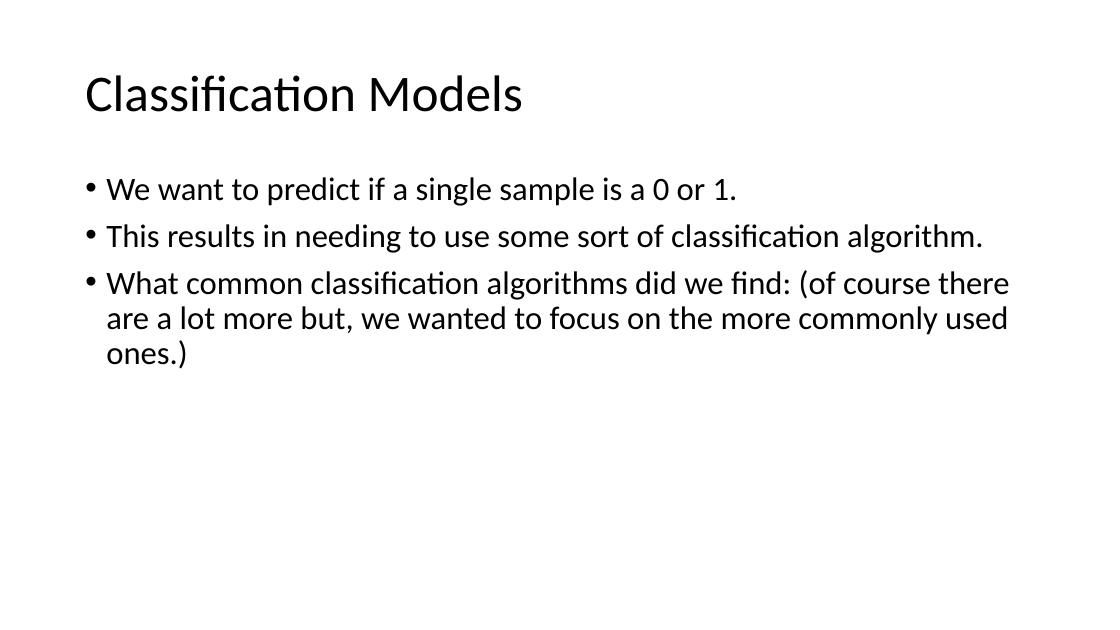
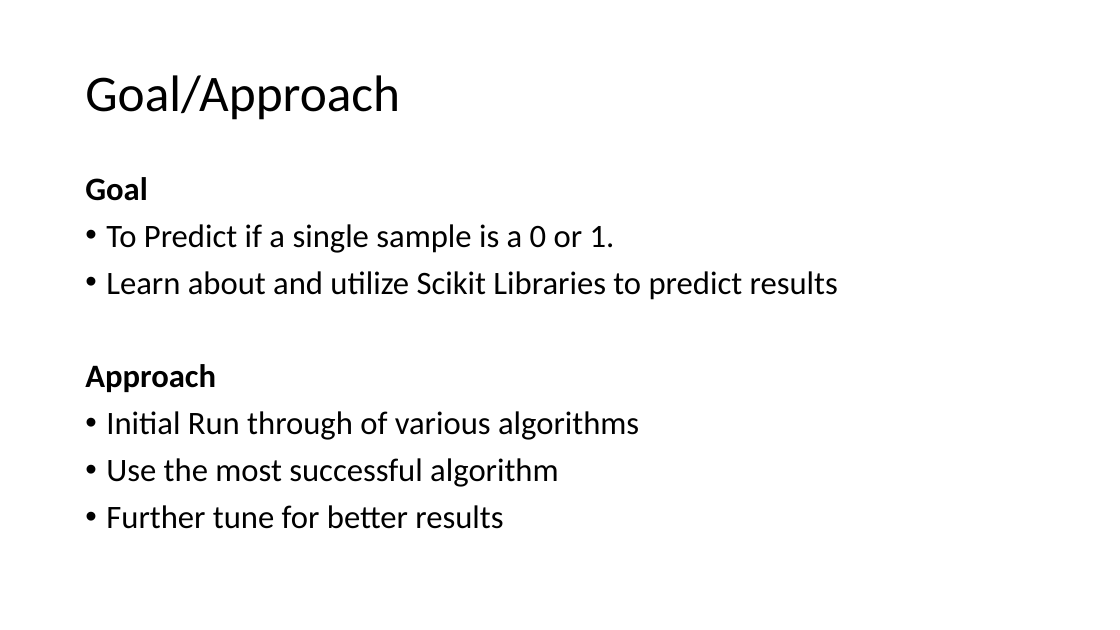
Before and after one commit to suong4554/Machine-Learning-Poly-U, a slide deck: slide 3 of Presentation.pptx. Drawn at 1120x630 pixels with LibreOffice and Linux fonts; fonts in the diff are those of the drawing. Boxes give left, top, right and bottom in pixels: in the first picture for what was removed or moved away, otherwise in the second. Text is boxed around its words. In the diff, an @@ line names an element or a change of style, - is before the commit and + after.

```diff
--- a/Presentation.pptx
+++ b/Presentation.pptx
@@ title at [85,75,400,120]: text changed @@
-Classification Models
+Goal/Approach
@@ text at [85,177,838,529]: text changed @@
-• We want to predict if a single sample is a 0 or 1.
-• This results in needing to use some sort of classification algorithm.
-• What common classification algorithms did we find: (of course there are a lot more but, we wanted to focus on the more commonly used ones.)
+Goal
+• To Predict if a single sample is a 0 or 1.
+• Learn about and utilize Scikit Libraries to predict results
+Approach
+• Initial Run through of various algorithms
+• Use the most successful algorithm
+• Further tune for better results
```
Also in this commit, not shown: 5 other slides changed, 1 slide added, 2 other files.
